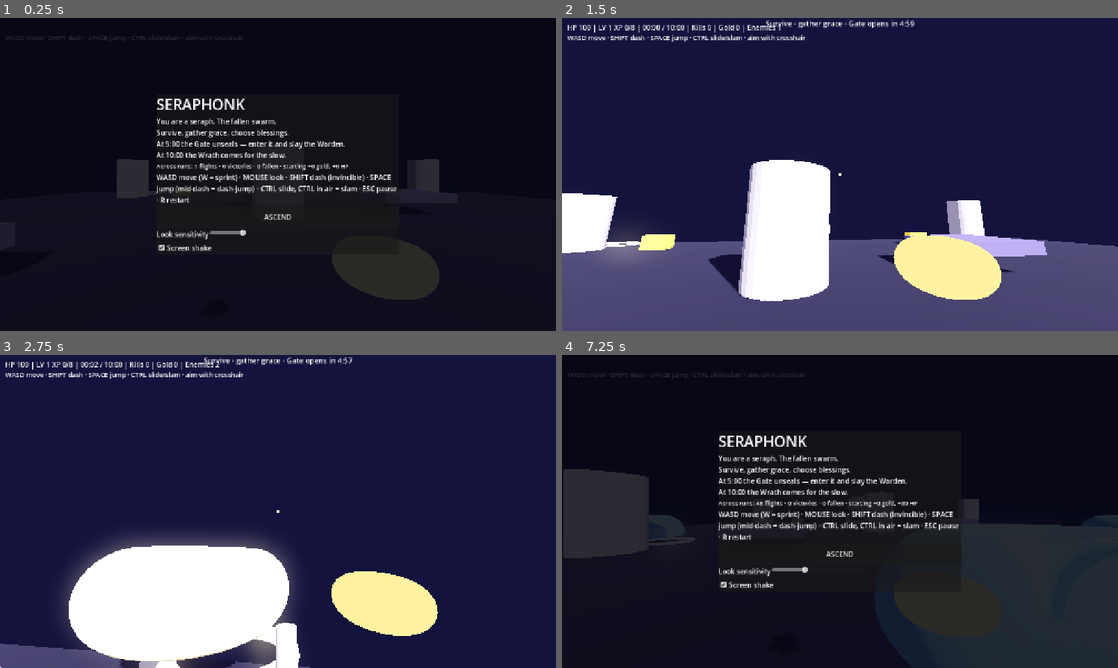
Above: before the commit, frames 1-4 (two rows, left to right).
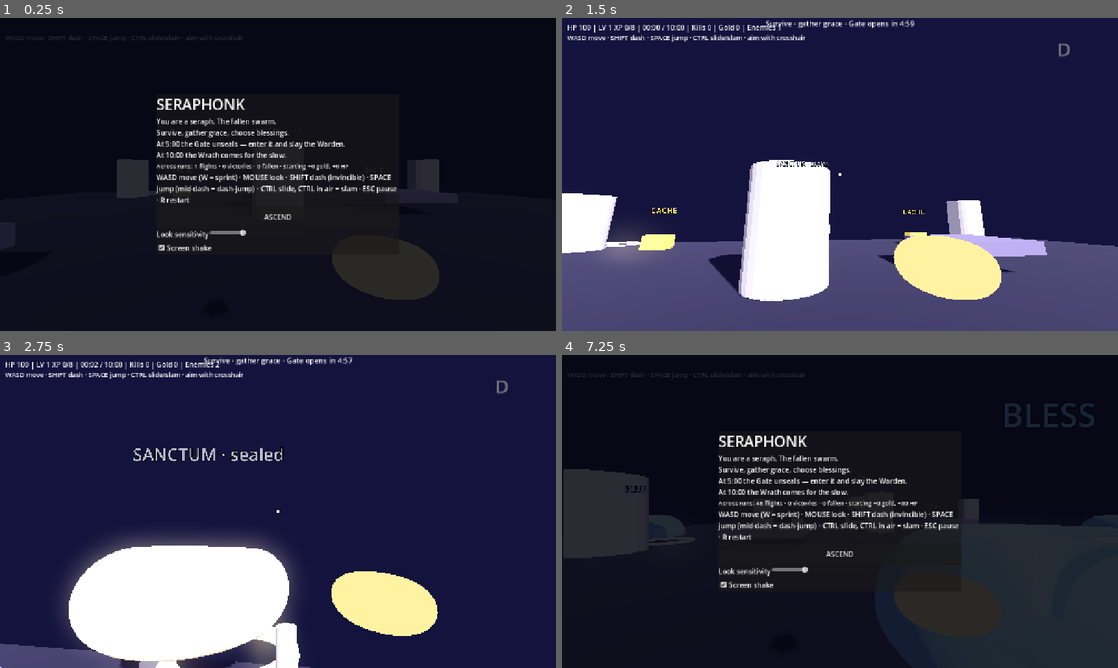
Above: after the commit, the same moments.

Repository: hl0659/seraphonk
Game: Godot game, scene res://scenes/main.tscn
The game is run twice, just before and just after one commit, with the same random seed, the same clock (stepped at 60 frames per second) and the same inputs.
Inputs (mouse positions are in pixels of both pictures, inside the frame that each line leads up to):
- Up to frame 1 (0.25 s): no input
- Up to frame 2 (1.5 s): click "ASCEND" at 0.5 s; tap Enter at 1.25 s; move the mouse to (867, 174) at 1.27 s; hold W (move_forward) from 1.28 s (still down); tap Shift (dash) at 1.35 s
- Up to frame 3 (2.75 s): keep holding W (move_forward); tap Space (jump) at 1.52, 2.27 s; move the mouse to (250, 511) at 2.02 s; tap Ctrl (slide) at 2.1 s
- Up to frame 4 (7.25 s): move the mouse to (851, 505) at 2.77 s; hold R 2.78-3.5 s; release W (move_forward) at 3.5 s; click "Screen shake" at 3.5 s; tap Space (jump) at 4.25, 4.52, 5.27, 6.02 s; move the mouse to (812, 574) at 4.27 s; hold W (move_forward) 4.28-5.03 s; tap Shift (dash) at 4.35, 6.6 s; click (812, 574) at 4.42 s; move the mouse to (1006, 558) at 5.02 s; hold Ctrl (slide) 5.03-5.78 s; hold A (move_left) 5.03-6.53 s; click (1006, 558) at 5.17 s; move the mouse to (673, 464) at 5.77 s; tap R at 5.85 s; click (673, 464) at 5.92 s; move the mouse to (867, 511) at 6.52 s; hold S (move_back) from 6.53 s (still down); click (867, 511) at 6.67 s

The runs differ from the first frame. In frame 2, 0.2% of the frame differs, in the area x 16-92%, y 8-63%; in frame 3, 0.7%, in the area x 24-92%, y 8-34%; in frame 4, 0.5%.

Commit message:
feat(feel): style meter, objective markers, charger brutes, vendor

Diff:
--- a/godot/scripts/enemy.gd
+++ b/godot/scripts/enemy.gd
@@ -7,8 +7,11 @@
 var contact := 8.0
 var elite := false
 var flying := false
-var kind := "chaser"  # chaser | wisp(flying) | cantor(shooter)
+var kind := "chaser"  # chaser | wisp(flying) | cantor(shooter) | brute(charger)
 var fire_cd := 0.0
+var charge_state := 0  # 0 roam, 1 telegraph, 2 charge, 3 recover
+var charge_t := 0.0
+var charge_dir := Vector3.ZERO
 var base_y := 0.0
 var mesh: MeshInstance3D
 var mat: StandardMaterial3D
@@ -21,8 +24,8 @@
 	kind = "chaser"
 	if flying:
 		kind = "wisp"
-	elif p_kind == "cantor" and not p_elite:
-		kind = "cantor"
+	elif p_kind in ["cantor", "brute"] and not p_elite:
+		kind = p_kind
 	var mult := 6.0 if elite else 1.0
 	max_hp = (90.0 if elite else 20.0) * hp_scale * mult / (6.0 if elite else 1.0)
 	if elite:
@@ -31,6 +34,27 @@
 	speed = (3.4 if elite else 4.6 + randf() * 1.4) * (1.0 + hp_scale * 0.03)
 	radius = 1.1 if elite else 0.6
 	contact = 16.0 if elite else 8.0
+	if kind == "brute":
+		hp = 45.0 * hp_scale
+		max_hp = hp
+		speed = 3.0
+		radius = 0.9
+		contact = 14.0
+		mesh = MeshInstance3D.new()
+		var bm := SphereMesh.new()
+		bm.radius = radius
+		bm.height = radius * 2.2
+		mesh.mesh = bm
+		mesh.scale = Vector3(1.25, 1.0, 1.0)
+		mat = StandardMaterial3D.new()
+		mat.albedo_color = Color(0.4, 0.06, 0.05)
+		mat.emission_enabled = true
+		mat.emission = Color(1.0, 0.3, 0.08)
+		mat.emission_energy_multiplier = 1.0
+		mesh.material_override = mat
+		mesh.position.y = radius * 1.1
+		add_child(mesh)
+		return
 	if kind == "cantor":
 		hp = 15.0 * hp_scale
 		max_hp = hp
@@ -148,9 +172,15 @@
 
 func _process(dt: float) -> void:
 	touch_cd = maxf(0.0, touch_cd - dt)
+	if charge_state == 1:
+		# telegraph strobe: GET OFF THE LINE
+		mat.emission_energy_multiplier = 2.5 + sin(Time.get_ticks_msec() / 60.0) * 1.5
+		return
 	if flash > 0.0:
 		flash = maxf(0.0, flash - dt * 6.0)
 		mat.emission_energy_multiplier = 0.7 + flash * 3.0
+	elif kind == "brute" and charge_state != 1:
+		mat.emission_energy_multiplier = 1.0
 	if flying:
 		# hover + bob; game.gd steers XZ and dive
 		mesh.position.y = base_y + sin(Time.get_ticks_msec() / 280.0 + float(get_instance_id() % 10)) * 0.4
--- a/godot/scripts/game.gd
+++ b/godot/scripts/game.gd
@@ -55,6 +55,8 @@
 var vignette: ColorRect
 var sens_mult := 1.0
 var shake_mult := 1.0
+var style := 0.0
+var style_label: Label
 var meta := {"runs": 0, "victories": 0, "kills": 0}
 
 func _load_settings() -> void:
@@ -198,6 +200,27 @@
 	get_tree().paused = false
 	if DisplayServer.get_name() != "headless":
 		Input.mouse_mode = Input.MOUSE_MODE_CAPTURED
+
+func _style_rank() -> Array:
+	# [letter, color] — Ultrakill-style aggression meter, cosmetic
+	if style >= 3.5: return ["SSS", Color(1.0, 0.3, 0.2)]
+	if style >= 2.5: return ["SS", Color(1.0, 0.45, 0.15)]
+	if style >= 1.8: return ["S", Color(1.0, 0.75, 0.2)]
+	if style >= 1.2: return ["A", Color(0.5, 0.9, 1.0)]
+	if style >= 0.7: return ["B", Color(0.5, 1.0, 0.6)]
+	if style >= 0.3: return ["C", Color(0.7, 0.7, 0.8)]
+	return ["D", Color(0.45, 0.45, 0.5)]
+
+func _marker(text: String, pos: Vector3, color: Color) -> Label3D:
+	var l := Label3D.new()
+	l.text = text
+	l.font_size = 96
+	l.modulate = color
+	l.billboard = BaseMaterial3D.BILLBOARD_ENABLED
+	l.no_depth_test = true
+	l.position = pos
+	add_child(l)
+	return l
 
 func _build_arena() -> void:
 	var floor_body := StaticBody3D.new()
@@ -300,6 +323,7 @@
 	gate_node.material_override = gm
 	gate_node.position = gate_pos
 	add_child(gate_node)
+	(gate_node as MeshInstance3D).set_meta("marker", _marker("SANCTUM · sealed", gate_pos + Vector3(0, 3.5, 0), Color(0.6, 0.6, 0.7)))
 
 func _build_hud() -> void:
 	hud_layer = CanvasLayer.new()
@@ -363,6 +387,12 @@
 	vignette.color = Color(0.7, 0.05, 0.1, 0.0)
 	vignette.set_anchors_preset(Control.PRESET_FULL_RECT)
 	hud_layer.add_child(vignette)
+	style_label = Label.new()
+	style_label.add_theme_font_size_override("font_size", 44)
+	style_label.mouse_filter = Control.MOUSE_FILTER_IGNORE
+	style_label.set_anchors_preset(Control.PRESET_TOP_RIGHT)
+	style_label.position = Vector2(-140, 40)
+	hud_layer.add_child(style_label)
 
 func _unhandled_input(event: InputEvent) -> void:
 	# click-to-capture backup (primary path is _input below)
@@ -409,7 +439,8 @@
 		ring.material_override = m
 		ring.position = shrine_spots[i] + Vector3(0, 0.15, 0)
 		add_child(ring)
-		shrines.append({"pos": shrine_spots[i], "r": 2.5, "progress": 0.0, "done": false, "node": ring})
+		shrines.append({"pos": shrine_spots[i], "r": 2.5, "progress": 0.0, "done": false, "node": ring,
+			"marker": _marker("BLESS", shrine_spots[i] + Vector3(0, 3.0, 0), Color(0.4, 0.7, 1.0))})
 	var chest_spots := [Vector3(-8, 0, -11), Vector3(8, 0, -11), Vector3(0, 0, 12)]
 	for i in chest_spots.size():
 		var box := MeshInstance3D.new()
@@ -424,7 +455,8 @@
 		box.material_override = cm
 		box.position = chest_spots[i] + Vector3(0, 0.4, 0)
 		add_child(box)
-		chests.append({"pos": chest_spots[i], "cost": 20 + i * 10, "opened": false, "node": box})
+		chests.append({"pos": chest_spots[i], "cost": 20 + i * 10, "opened": false, "node": box,
+			"marker": _marker("CACHE", chest_spots[i] + Vector3(0, 2.2, 0), Color(1.0, 0.8, 0.3))})
 	# Tithe vendor: golden pillar, touch to buy blessings (escalating)
 	var vend := MeshInstance3D.new()
 	var vm := CylinderMesh.new()
@@ -440,6 +472,7 @@
 	vend.material_override = vmat
 	vend.position = Vector3(10, 1.5, 8)
 	add_child(vend)
+	_marker("TITHE · blessings for gold", Vector3(10, 4.2, 8), Color(1.0, 0.85, 0.4))
 
 func _process(dt: float) -> void:
 	if Input.is_action_just_pressed("ui_cancel"):
@@ -475,7 +508,7 @@
 	_warden_fight(dt)
 	_rings(dt)
 	_juice(dt)
-	_hud()
+	_hud(dt)
 	# dash whoosh edge
 	var dnow: float = float(player.get("dash_t"))
 	if dnow > 0.0 and prev_dash <= 0.0:
@@ -503,7 +536,9 @@
 				_spawn_enemy(false, false)
 
 func _cantor_ok() -> String:
-	# cantors (ranged pressure) join after the first minute
+	# cantors (ranged pressure) join after the first minute, brutes after two
+	if t > 120.0 and randf() < 0.18:
+		return "brute"
 	if t > 60.0 and randf() < 0.3:
 		return "cantor"
 	return "chaser"
@@ -612,6 +647,7 @@
 func _kill_enemy(e: Node3D, heavy: bool) -> void:
 	enemies.erase(e)
 	kills += 1
+	style = minf(4.5, style + (0.3 if heavy or bool(e.get("elite")) else 0.12))
 	sfx.call("play", "die")
 	var pos: Vector3 = (e as Node3D).global_position
 	var elite: bool = bool(e.get("elite"))
@@ -646,6 +682,9 @@
 			continue
 		if String(en.get("kind")) == "cantor":
 			_cantor_steer(en, dt, pp)
+			continue
+		if String(en.get("kind")) == "brute":
+			_brute_steer(en, dt, pp)
 			continue
 		var to_p: Vector3 = pp - en.global_position
 		to_p.y = 0.0
@@ -692,6 +731,41 @@
 			p.call("setup", from, dir, 14.0, 12.0, 4.0, true)
 			eprojectiles.append(p)
 
+func _brute_steer(en: Node3D, dt: float, pp: Vector3) -> void:
+	# telegraphed charge: roam -> flash 0.7s -> 16 m/s line -> recover. Dash the line.
+	var st := int(en.get("charge_state"))
+	var flat: Vector3 = pp - en.global_position
+	flat.y = 0.0
+	var d := flat.length()
+	if st == 0:
+		var spd: float = float(en.get("speed"))
+		if d > 0.1:
+			en.global_position += flat.normalized() * spd * dt
+		if d < 9.0:
+			en.set("charge_state", 1)
+			en.set("charge_t", 0.7)
+	elif st == 1:
+		en.set("charge_t", float(en.get("charge_t")) - dt)
+		if d > 0.1:
+			en.set("charge_dir", flat.normalized())
+		if float(en.get("charge_t")) <= 0.0:
+			en.set("charge_state", 2)
+			en.set("charge_t", 0.8)
+	elif st == 2:
+		en.global_position += (en.get("charge_dir") as Vector3) * 16.0 * dt
+		en.global_position.y = 0.0
+		en.set("charge_t", float(en.get("charge_t")) - dt)
+		if float(en.get("charge_t")) <= 0.0:
+			en.set("charge_state", 3)
+			en.set("charge_t", 1.2)
+	else:
+		en.set("charge_t", float(en.get("charge_t")) - dt)
+		if float(en.get("charge_t")) <= 0.0:
+			en.set("charge_state", 0)
+	if d < 1.2 + float(en.get("radius")) and float(en.get("touch_cd")) <= 0.0:
+		en.set("touch_cd", 0.55 + randf() * 0.2)
+		_hurt_player(float(en.get("contact")) * 0.5)
+
 func _hurt_player(amount: float) -> void:
 	if float(player.get("iframes_t")) > 0.0:
 		return
@@ -699,6 +773,7 @@
 	var grace := 0.5 + 0.5 * minf(1.0, t / 90.0)
 	player.set("hp", float(player.get("hp")) - amount * grace)
 	dmg_flash = minf(1.0, dmg_flash + 0.45)
+	style = maxf(0.0, style - 0.4)
 	if float(player.get("hp")) <= 0.0 and not game_over:
 		game_over = true
 		sfx.call("play", "die")
@@ -886,6 +961,8 @@
 			if float(s["progress"]) >= 3.0:
 				s["done"] = true
 				(s["node"] as MeshInstance3D).visible = false
+				if s.has("marker") and is_instance_valid(s["marker"] as Node):
+					(s["marker"] as Node).queue_free()
 				player.set("hp", minf(float(player.get("max_hp")), float(player.get("hp")) + 30.0))
 				tomes["zeal"] = int(tomes["zeal"]) + 1
 				sfx.call("play", "shrine")
@@ -903,6 +980,8 @@
 			gold -= int(c["cost"])
 			c["opened"] = true
 			(c["node"] as MeshInstance3D).visible = false
+			if c.has("marker") and is_instance_valid(c["marker"] as Node):
+				(c["marker"] as Node).queue_free()
 			chest_count += 1
 			var roll := randi() % 3
 			if roll == 0 and weapons.size() < 4:
@@ -922,6 +1001,11 @@
 		gate_sealed = false
 		if gate_node:
 			(gate_node.material_override as StandardMaterial3D).emission_energy_multiplier = 2.5
+			if gate_node.has_meta("marker"):
+				var mk := gate_node.get_meta("marker") as Label3D
+				if is_instance_valid(mk):
+					mk.text = "SANCTUM · OPEN"
+					mk.modulate = Color(1.0, 0.85, 0.3)
 		sfx.call("play", "boss")
 	if not gate_sealed and not warden_spawned:
 		var gp := Vector3(0, 0, -ARENA.y * 0.5 + 2.0)
@@ -1051,11 +1135,15 @@
 		player.set("trauma", minf(1.0, float(player.get("trauma")) + 0.55))
 		hitstop_t = 0.045
 
-func _hud() -> void:
+func _hud(dt: float) -> void:
 	var mins := int(t) / 60
 	var secs := int(t) % 60
 	hud_label.text = "HP %.0f | LV %d XP %.0f/%.0f | %02d:%02d / 10:00 | Kills %d | Gold %d | Enemies %d" % [
 		maxf(0.0, float(player.get("hp"))), level, xp, xp_next, mins, secs, kills, gold, enemies.size()]
+	style = maxf(0.0, style - dt * 0.05)
+	var rank := _style_rank()
+	style_label.text = rank[0]
+	style_label.add_theme_color_override("font_color", rank[1])
 	var mh := hud_layer.get_node_or_null("MouseHint") as Label
 	if mh:
 		mh.visible = (Input.mouse_mode != Input.MOUSE_MODE_CAPTURED) and not get_tree().paused and not draft_open and not game_over
--- a/godot/tools/sim_content.gd
+++ b/godot/tools/sim_content.gd
@@ -34,17 +34,30 @@
 				break
 	match frames:
 		10:
-			game.set("t", 70.0)
-			game.call("_spawn_enemy", false, false, "cantor")
+			game.set("t", 130.0)
+			game.call("_spawn_enemy", false, false, "brute")
 			var es: Array = game.get("enemies")
 			if es.size() > 0:
-				(es[es.size() - 1] as Node3D).global_position = player.global_position + Vector3(12, 0, 0)
+				(es[es.size() - 1] as Node3D).global_position = player.global_position + Vector3(6, 0, 0)
+			game.call("_spawn_enemy", false, false, "cantor")
+			var es2: Array = game.get("enemies")
+			if es2.size() > 0:
+				(es2[es2.size() - 1] as Node3D).global_position = player.global_position + Vector3(12, 0, 0)
 		700:
 			note("cantor_fires", seen_orbs)
+			var charged := false
+			for e in game.get("enemies"):
+				if String((e as Node).get("kind")) == "brute" and int((e as Node).get("charge_state")) > 0:
+					charged = true
+			note("brute_charges", charged)
 			game.set("t", 301.0)
 		800:
 			player.global_position = Vector3(0, 0.5, -13)
+		1050:
+			# deterministic style seed: real kill through the real damage path
+			game.call("_damage_area", player.global_position, 30.0, 999.0, false)
 		1100:
+			note("style_grows", float(game.get("style")) > 0.0)
 			note("warden_rings", (game.get("rings") as Array).size() > 0 or int(game.get("warden_phase")) > 0)
 			game.set("gold", 500)
 			player.global_position = Vector3(10, 0.5, 8)
